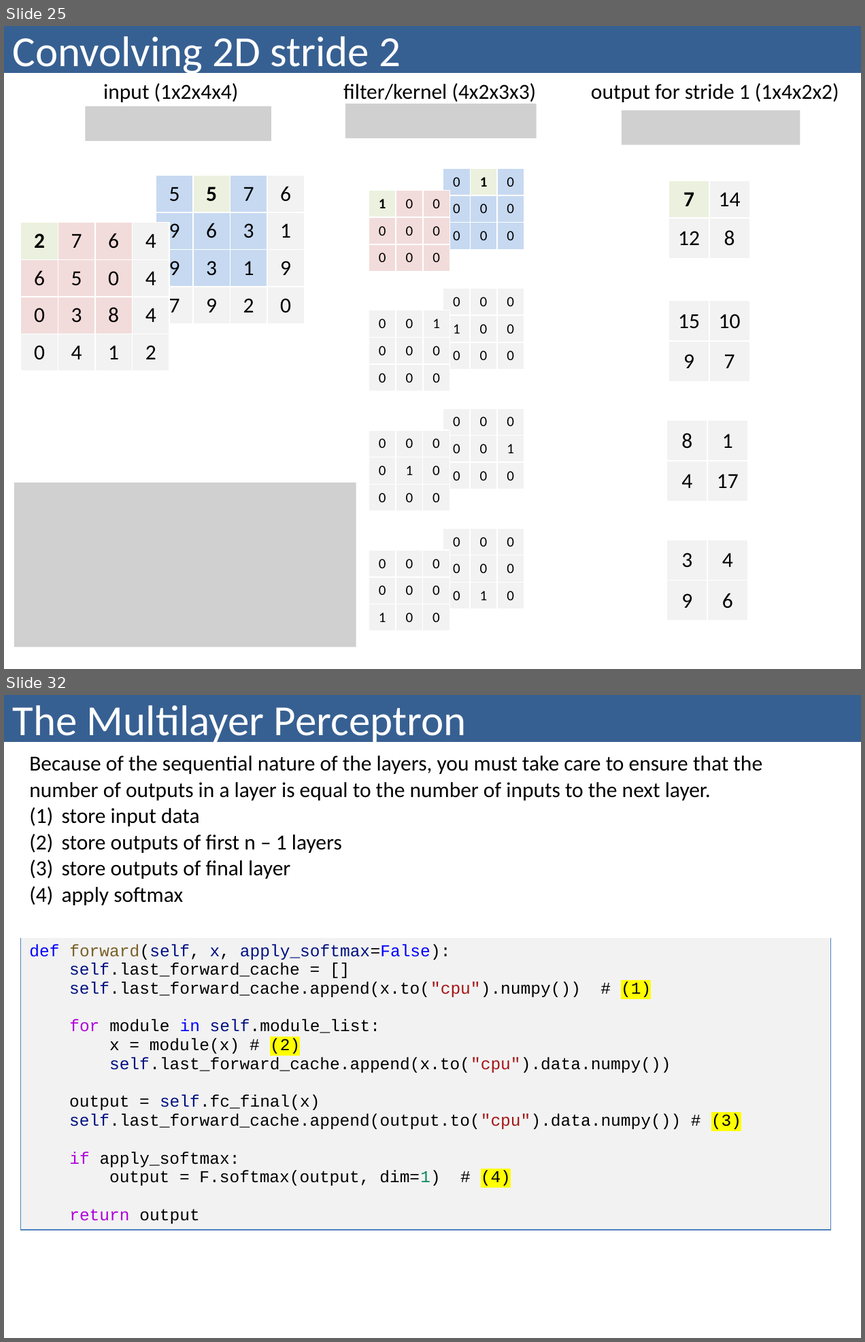
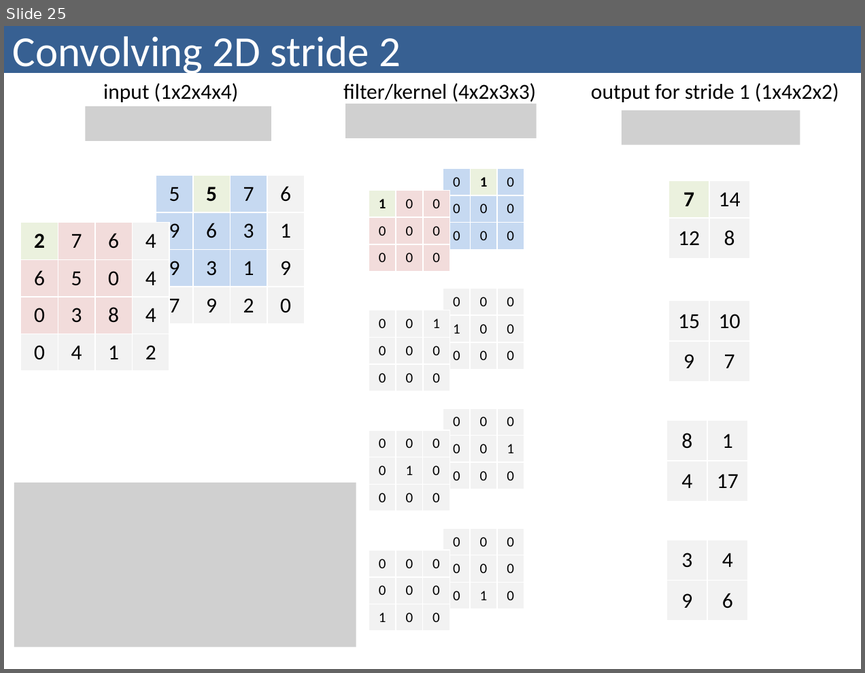
Before and after one commit to bzitko/nlp_repo, a slide deck: slides/nlp p03 feed forward networks/nlp p03.4 convolutional neural network.pptx. Shown one above the other, each under a label of ours: slides 25 and 32 before the commit, slide 25 after it; the slides between them are not shown. The pictures are 865x1342 and 865x673 pixels, drawn with LibreOffice and Linux fonts; fonts in the diff are those of the drawing; grey boxes stand for pictures. Boxes give left, top, right and bottom in pixels: in the first picture for what was removed or moved away, otherwise in the second. Text is boxed around its words. In the diff, an @@ line names an element or a change of style, - is before the commit and + after.

```diff
--- a/slides/nlp p03 feed forward networks/nlp p03.4 convolutional neural network.pptx
+++ b/slides/nlp p03 feed forward networks/nlp p03.4 convolutional neural network.pptx
@@ slide 32 removed at <box>4,695,861,1338</box>, background #FFFFFF @@
@@ title removed at <box>4,695,861,742</box> @@
-The Multilayer Perceptron
@@ table removed at <box>21,747,831,1243</box>, 2 rows, 1 columns @@
-Because of the sequential nature of the layers, you must take care to ensure that the number of outputs in a layer is equal to the number of inputs to the next layer. / store input data / store outputs of first n – 1 layers / store outputs of final layer / apply softmax
-def forward(self, x, apply_softmax=False): / self.last_forward_cache = [] / self.last_forward_cache.append(x.to("cpu").numpy()) # (1) / for module in self.module_list: / x = module(x) # (2) / self.last_forward_cache.append(x.to("cpu").data.numpy()) / output = self.fc_final(x) / self.last_forward_cache.append(output.to("cpu").data.numpy()) # (3) / if apply_softmax: / output = F.softmax(output, dim=1) # (4) / return output
```
Also in this commit, not shown: 2 slides changed, 4 slides added, 6 other slides removed, 8 other files.
